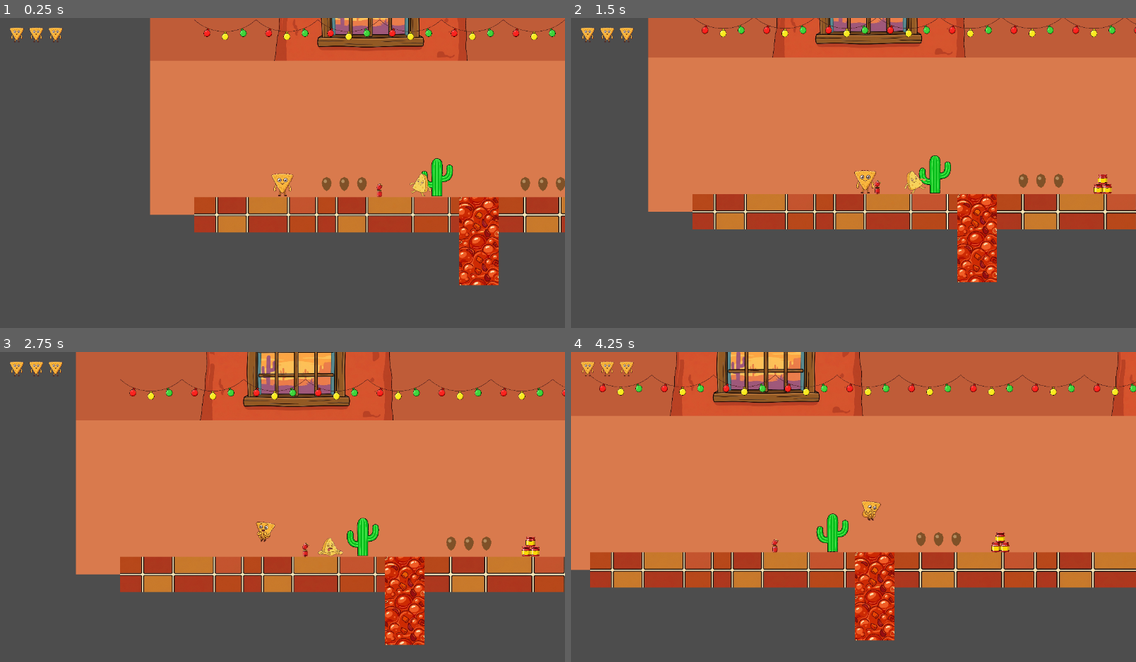
Above: before the commit, frames 1-4 (two rows, left to right).
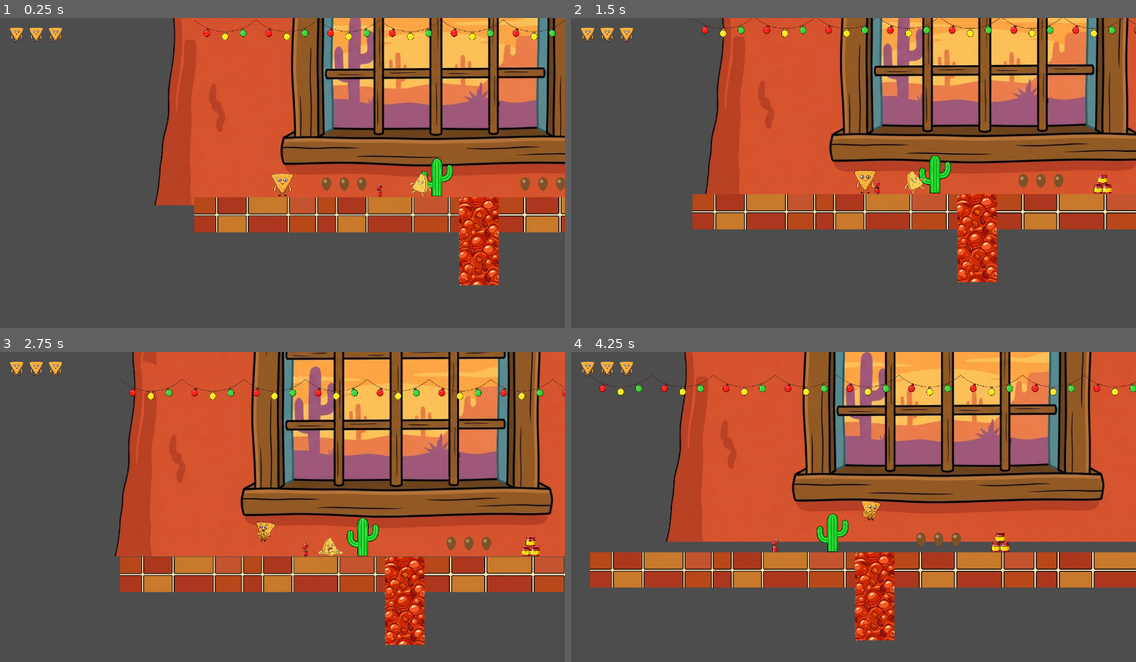
Above: after the commit, the same moments.

Repository: polkfarody/cornchipday
Game: Godot game, scene res://scenes/Level1.tscn
Same seed, same stepped clock (60 frames per second), same inputs: the game is played once before the commit and once after it.
Inputs:
- Up to frame 1 (0.25 s): no input
- Up to frame 2 (1.5 s): tap Enter (ui_accept) at 0.5, 0.77 s; hold Right (ui_right) from 0.53 s (still down)
- Up to frame 3 (2.75 s): tap Enter (ui_accept) at 1.52 s; release Right (ui_right) at 2.03 s; hold Left (ui_left) from 2.03 s (still down)
- Up to frame 4 (4.25 s): release Left (ui_left) at 2.78 s; hold Right (ui_right) from 2.78 s (still down); tap Enter (ui_accept) at 3.02, 3.77 s

The runs differ from the first frame. In frame 1, 38% of the frame differs, in the area x 26-100%, y 0-64%; in frame 2, 44%; in frame 3, 50%; in frame 4, 59%, in the area x 0-100%, y 0-71%.

Commit message:
Replace flat sky bands with the window art as the whole tiled background
Dropped SkyTop/SkyMid/SkyHorizon entirely per feedback -- the window art
itself (wall + window in one image) now tiles edge-to-edge as the sole
background, near-native scale for a crisp, non-distorted look, spanning the
full width of each level.

Also adds scripts/parallax_scroll.gd: a small manual-parallax holder script
(verified in isolation -- holder.position tracks camera delta * (1 -
motion_scale) exactly) used instead of Godot's ParallaxBackground, since
getting a CanvasLayer's draw order right relative to plain scene content
proved unreliable. Staying a plain Node2D keeps the existing tree-order
depth ordering working normally.

Diff:
--- a/scenes/Level1.tscn
+++ b/scenes/Level1.tscn
@@ -20,6 +20,7 @@
 [ext_resource type="Texture2D" path="res://Assets/generated/environment/level1/l1_cactus.png" id="17_cactus"]
 [ext_resource type="Texture2D" path="res://Assets/generated/environment/level1/l1_string_lights.png" id="18_string_lights"]
 [ext_resource type="Texture2D" path="res://Assets/generated/environment/level1/l1_window_view.png" id="19_window_view"]
+[ext_resource type="Script" path="res://scripts/parallax_scroll.gd" id="20_parallax"]
 
 [sub_resource type="RectangleShape2D" id="RectangleShape2D_trigger"]
 size = Vector2(20, 400)
@@ -52,45 +53,28 @@
 script = ExtResource("0_level_base")
 next_level_path = "res://scenes/Level2.tscn"
 
-[node name="SkyTop" type="ColorRect" parent="."]
-offset_left = -200.0
-offset_top = -600.0
-offset_right = 3900.0
-offset_bottom = -250.0
-color = Color(0.62, 0.28, 0.18, 1)
-
-[node name="SkyMid" type="ColorRect" parent="."]
-offset_left = -200.0
-offset_top = -250.0
-offset_right = 3900.0
-offset_bottom = 50.0
-color = Color(0.75, 0.36, 0.22, 1)
-
-[node name="SkyHorizon" type="ColorRect" parent="."]
-offset_left = -200.0
-offset_top = 50.0
-offset_right = 3900.0
-offset_bottom = 400.0
-color = Color(0.85, 0.48, 0.3, 1)
-
-[node name="Window1" type="Sprite2D" parent="."]
-position = Vector2(300, -80)
-scale = Vector2(0.3385, 0.3385)
+[node name="WindowScroll" type="Node2D" parent="."]
+script = ExtResource("20_parallax")
+motion_scale = 0.4
+
+[node name="Window1" type="Sprite2D" parent="WindowScroll"]
+position = Vector2(450, -20)
+scale = Vector2(0.99, 0.99)
 texture = ExtResource("19_window_view")
 
-[node name="Window2" type="Sprite2D" parent="."]
-position = Vector2(1300, -80)
-scale = Vector2(0.3385, 0.3385)
+[node name="Window2" type="Sprite2D" parent="WindowScroll"]
+position = Vector2(1750, -20)
+scale = Vector2(0.99, 0.99)
 texture = ExtResource("19_window_view")
 
-[node name="Window3" type="Sprite2D" parent="."]
-position = Vector2(2300, -80)
-scale = Vector2(0.3385, 0.3385)
+[node name="Window3" type="Sprite2D" parent="WindowScroll"]
+position = Vector2(3050, -20)
+scale = Vector2(0.99, 0.99)
 texture = ExtResource("19_window_view")
 
-[node name="Window4" type="Sprite2D" parent="."]
-position = Vector2(3300, -80)
-scale = Vector2(0.3385, 0.3385)
+[node name="Window4" type="Sprite2D" parent="WindowScroll"]
+position = Vector2(4350, -20)
+scale = Vector2(0.99, 0.99)
 texture = ExtResource("19_window_view")
 
 [node name="Cactus1" type="Sprite2D" parent="."]
--- a/scenes/Level2.tscn
+++ b/scenes/Level2.tscn
@@ -17,6 +17,7 @@
 [ext_resource type="Texture2D" path="res://Assets/generated/environment/level2/l2_chip.png" id="14_chip"]
 [ext_resource type="Texture2D" path="res://Assets/generated/environment/level2/l2_cheese_drip.png" id="15_cheese_drip"]
 [ext_resource type="Texture2D" path="res://Assets/generated/environment/level2/l2_window_view.png" id="16_window_view"]
+[ext_resource type="Script" path="res://scripts/parallax_scroll.gd" id="17_parallax"]
 
 [sub_resource type="RectangleShape2D" id="RectangleShape2D_groundA"]
 size = Vector2(600, 80)
@@ -40,40 +41,28 @@
 script = ExtResource("0_level_base")
 next_level_path = "res://scenes/Level3.tscn"
 
-[node name="SkyTop" type="ColorRect" parent="."]
-offset_left = -200.0
-offset_top = -600.0
-offset_right = 2300.0
-offset_bottom = -250.0
-color = Color(0.55, 0.38, 0.12, 1)
-
-[node name="SkyMid" type="ColorRect" parent="."]
-offset_left = -200.0
-offset_top = -250.0
-offset_right = 2300.0
-offset_bottom = 50.0
-color = Color(0.82, 0.62, 0.22, 1)
-
-[node name="SkyHorizon" type="ColorRect" parent="."]
-offset_left = -200.0
-offset_top = 50.0
-offset_right = 2300.0
-offset_bottom = 400.0
-color = Color(0.92, 0.8, 0.4, 1)
-
-[node name="Window1" type="Sprite2D" parent="."]
-position = Vector2(300, -80)
-scale = Vector2(0.2582, 0.2582)
-texture = ExtResource("16_window_view")
-
-[node name="Window2" type="Sprite2D" parent="."]
-position = Vector2(1300, -80)
-scale = Vector2(0.2582, 0.2582)
-texture = ExtResource("16_window_view")
-
-[node name="Window3" type="Sprite2D" parent="."]
-position = Vector2(2100, -80)
-scale = Vector2(0.2582, 0.2582)
+[node name="WindowScroll" type="Node2D" parent="."]
+script = ExtResource("17_parallax")
+motion_scale = 0.4
+
+[node name="Window1" type="Sprite2D" parent="WindowScroll"]
+position = Vector2(142, -20)
+scale = Vector2(0.7548, 0.7548)
+texture = ExtResource("16_window_view")
+
+[node name="Window2" type="Sprite2D" parent="WindowScroll"]
+position = Vector2(827, -20)
+scale = Vector2(0.7548, 0.7548)
+texture = ExtResource("16_window_view")
+
+[node name="Window3" type="Sprite2D" parent="WindowScroll"]
+position = Vector2(1512, -20)
+scale = Vector2(0.7548, 0.7548)
+texture = ExtResource("16_window_view")
+
+[node name="Window4" type="Sprite2D" parent="WindowScroll"]
+position = Vector2(2196, -20)
+scale = Vector2(0.7548, 0.7548)
 texture = ExtResource("16_window_view")
 
 [node name="Chip1" type="Sprite2D" parent="."]
--- /dev/null
+++ b/scripts/parallax_scroll.gd
@@ -0,0 +1,25 @@
+extends Node2D
+
+# Manual parallax: shifts this holder (and everything under it) at a
+# fraction of the camera's movement, so its children appear farther away
+# than normal foreground content. Deliberately not Godot's own
+# ParallaxBackground/ParallaxLayer -- that's a CanvasLayer, and getting a
+# CanvasLayer's draw order right relative to plain scene content (the sky
+# bands, ground, etc.) proved unreliable in practice. Staying a plain Node2D
+# means the existing tree-order depth ordering (drawn after the sky bands,
+# before gameplay content) keeps working exactly like every other background
+# decoration in the level, with the scroll math handled separately here.
+@export var motion_scale: float = 0.4
+
+var _camera: Camera2D
+var _camera_start: Vector2
+var _tracking := false
+
+func _process(_delta: float) -> void:
+	if not _tracking:
+		_camera = get_viewport().get_camera_2d()
+		if _camera == null:
+			return
+		_camera_start = _camera.global_position
+		_tracking = true
+	position = (_camera.global_position - _camera_start) * (1.0 - motion_scale)
